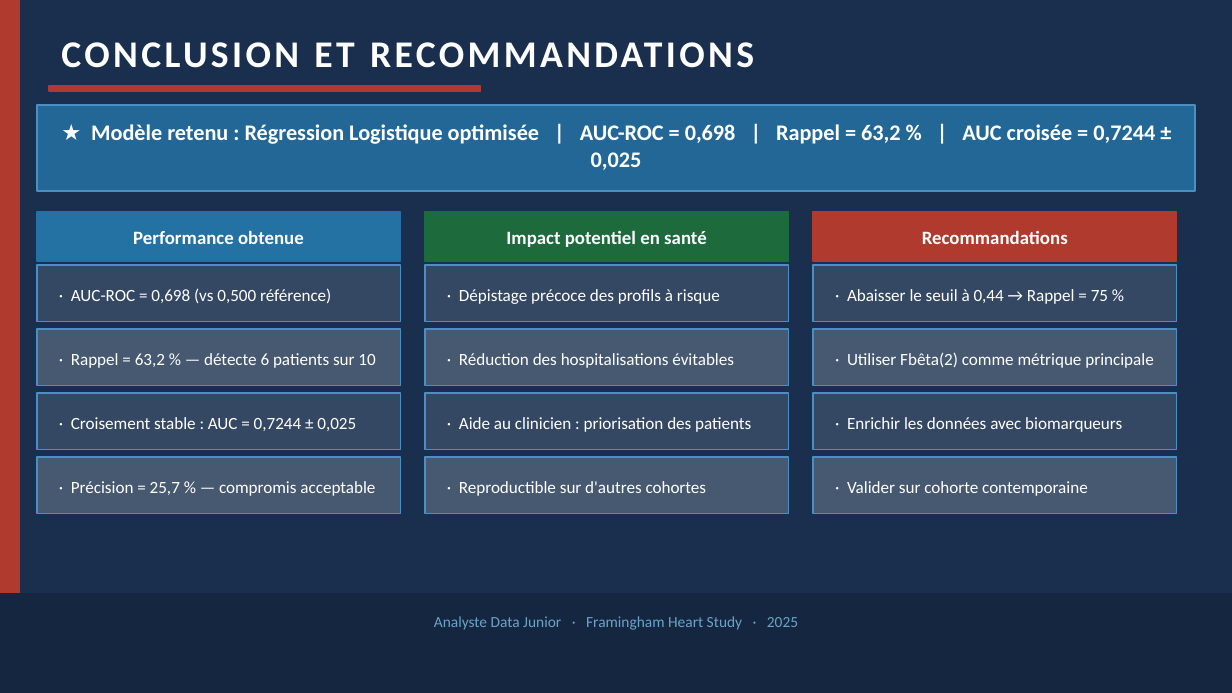
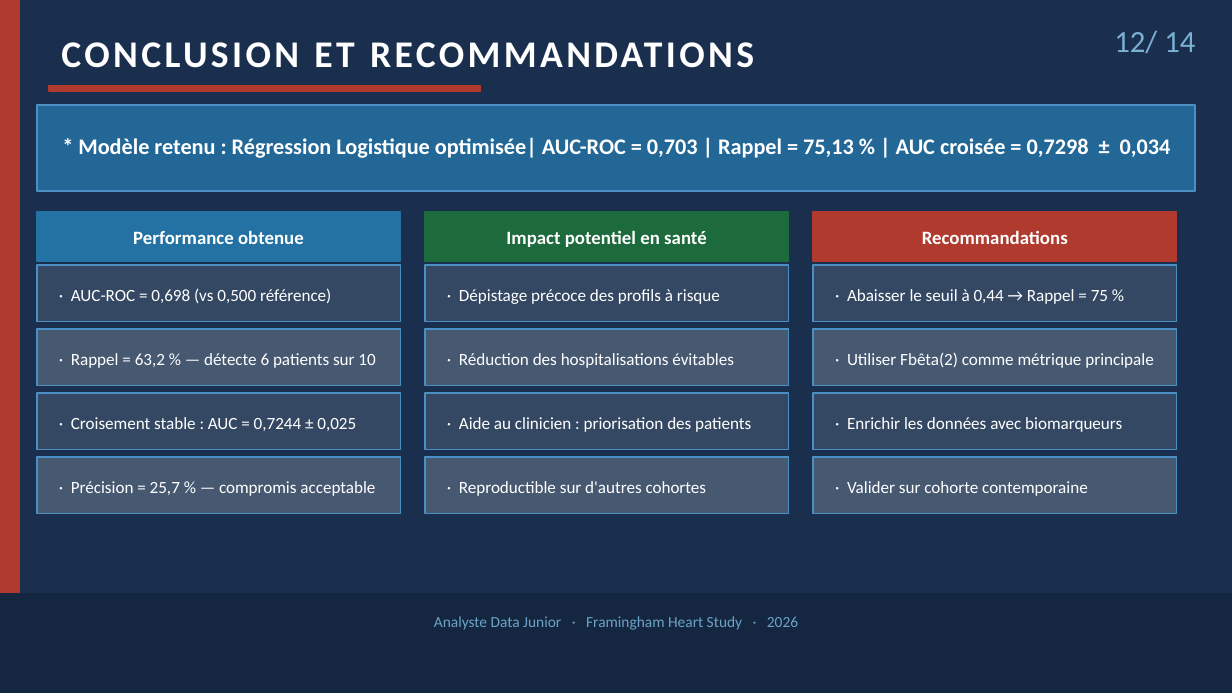
Before and after one commit to daril-dielh/Maladie-Coronarienne-10-ans, a slide deck: slide 12 of presentation/presentation.pptx. Drawn at 1232x693 pixels with LibreOffice and Linux fonts; fonts in the diff are those of the drawing. Boxes give left, top, right and bottom in pixels: in the first picture for what was removed or moved away, otherwise in the second. Text is boxed around its words. In the diff, an @@ line names an element or a change of style, - is before the commit and + after.

```diff
--- a/presentation/presentation.pptx
+++ b/presentation/presentation.pptx
@@ text added at [1114, 30, 1195, 53], 18 pt, text #7BAFD4 @@
+12/ 14
@@ text at [78, 137, 1171, 158]: text changed @@
-★ Modèle retenu : Régression Logistique optimisée | AUC-ROC = 0,698 | Rappel = 63,2 % | AUC croisée = 0,7244 ± 0,025
+* Modèle retenu : Régression Logistique optimisée| AUC-ROC = 0,703 | Rappel = 75,13 % | AUC croisée = 0,7298 ± 0,034
@@ text at [434, 616, 798, 630]: text changed @@
-Analyste Data Junior · Framingham Heart Study · 2025
+Analyste Data Junior · Framingham Heart Study · 2026
```
Also in this commit, not shown: 13 other slides changed, 12 other files.
